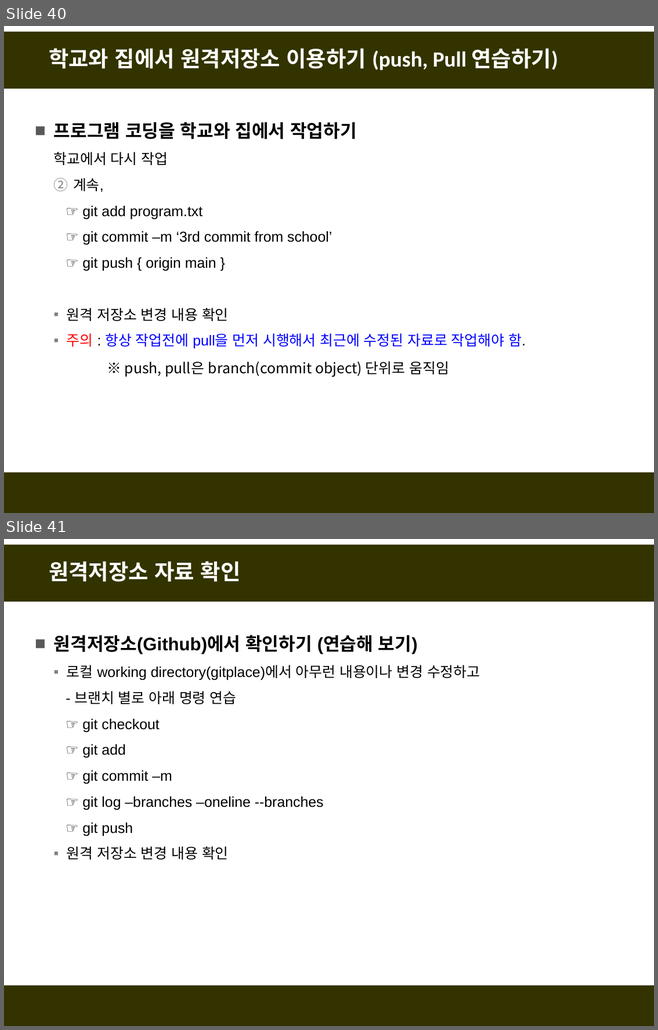
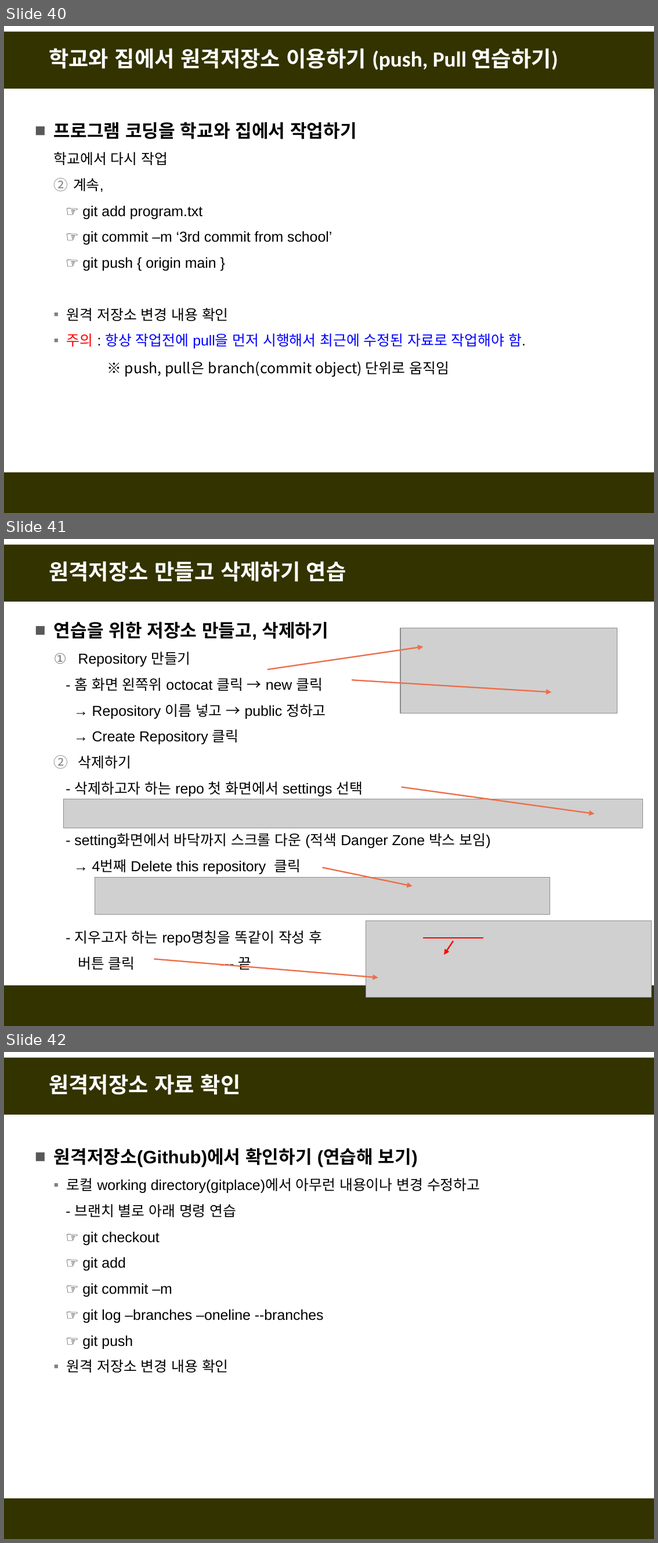
Before and after one commit to fasthill/github-lecture, a slide deck: git및github첫걸음2-원격저장소만들기.pptx. Shown one above the other, each under a label of ours: slides 40 and 41 before the commit, slides 40, 41 and 42 after it. The pictures are 658x1030 and 658x1543 pixels, drawn with LibreOffice and Linux fonts; fonts in the diff are those of the drawing; grey boxes stand for pictures. Boxes give left, top, right and bottom in pixels: in the first picture for what was removed or moved away, otherwise in the second. Text is boxed around its words. In the diff, an @@ line names an element or a change of style, - is before the commit and + after.

```diff
--- a/git및github첫걸음2-원격저장소만들기.pptx
+++ b/git및github첫걸음2-원격저장소만들기.pptx
@@ slide 41 added at (4,539,654,1026), background #FFFFFF; not listed: 2 template elements that a slide beside it also shows @@
@@ title added at (49,561,346,582), 24 pt, text #FFFFFF, bold @@
+원격저장소 만들고 삭제하기 연습
@@ text added at (54,622,491,970), 16 pt, text #000000 @@
+■ 연습을 위한 저장소 만들고, 삭제하기
+  1. Repository 만들기
+  - 홈 화면 왼쪽위 octocat 클릭 → new 클릭
+  → Repository 이름 넣고 → public 정하고
+  → Create Repository 클릭
+  2. 삭제하기
+  - 삭제하고자 하는 repo 첫 화면에서 settings 선택
+  - setting화면에서 바닥까지 스크롤 다운 (적색 Danger Zone 박스 보임)
+  → 4번째 Delete this repository 클릭
+  - 지우고자 하는 repo명칭을 똑같이 작성 후
+  버튼 클릭 --- 끝
@@ picture added at (400,628,616,713) @@
@@ arrow added from (267, 669) to (423, 647), #EE6E4A 1.5 pt @@
@@ arrow added from (351, 680) to (551, 692), #EE6E4A 1.5 pt @@
@@ picture added at (64,799,643,829) @@
@@ arrow added from (401, 787) to (594, 814), #EE6E4A 1.5 pt @@
@@ arrow added from (322, 868) to (412, 886), #EE6E4A 1.5 pt @@
@@ picture added at (95,878,550,914) @@
@@ picture added at (366,921,652,998) @@
@@ line added from (423, 938) to (482, 938), #FF0000 1.5 pt @@
@@ arrow added from (453, 941) to (444, 955), #FF0000 1.5 pt @@
@@ arrow added from (154, 959) to (378, 977), #EE6E4A 1.5 pt @@
@@ what was slide 41 is now slide 42 @@
```
